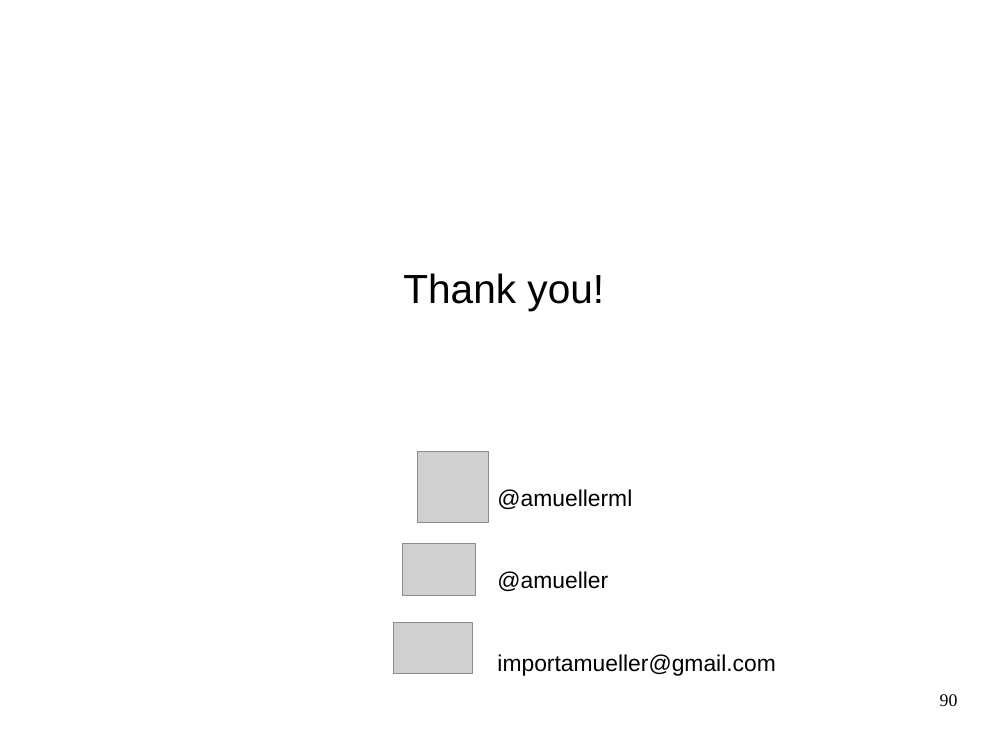
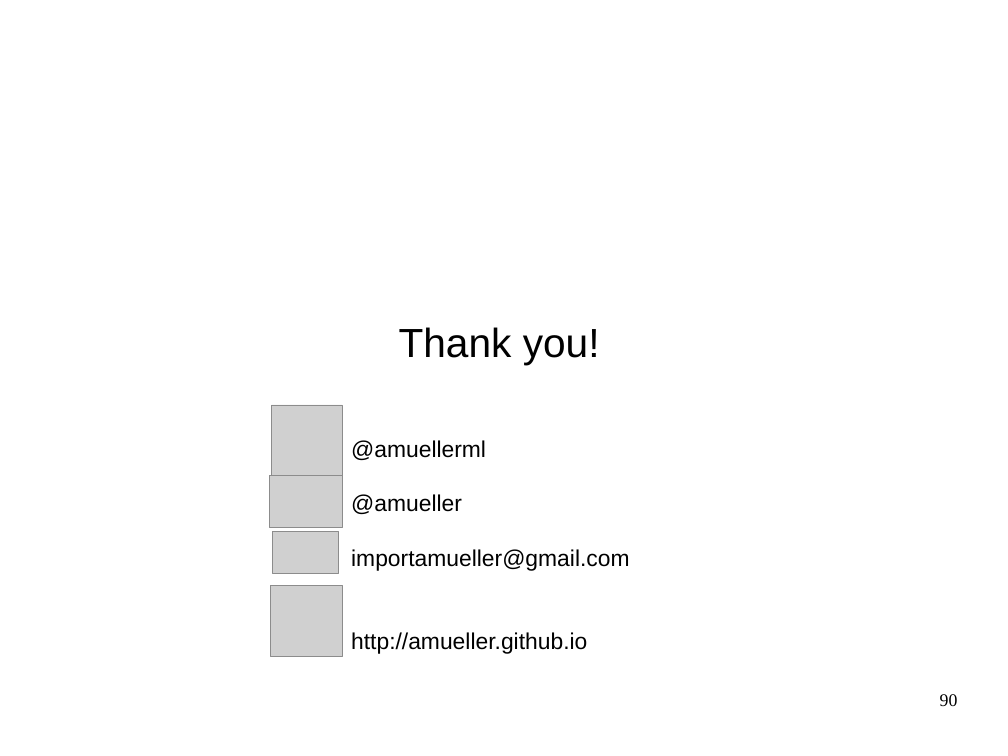
Before and after one commit to amueller/advanced-sklearn-boston-nlp-2016, a slide deck: slide 90 of pydata-amsterdam-advanced-sklearn.odp. Drawn at 1008x756 pixels with LibreOffice and Linux fonts; fonts in the diff are those of the drawing; grey boxes stand for pictures. Boxes give left, top, right and bottom in pixels: in the first picture for what was removed or moved away, otherwise in the second. Text is boxed around its words. In the diff, an @@ line names an element or a change of style, - is before the commit and + after.

```diff
--- a/pydata-amsterdam-advanced-sklearn.odp
+++ b/pydata-amsterdam-advanced-sklearn.odp
@@ subtitle "Thank you!": place and size @@
-subtitle "Thank you!" at <box>403,273,604,311</box>
+subtitle "Thank you!" at <box>399,327,600,365</box>
@@ picture added at <box>272,405,342,476</box> @@
@@ text "@amuellerml": place and size @@
-text "@amuellerml" at <box>497,489,775,676</box>
+text "@amuellerml" at <box>351,440,629,654</box>
@@ picture: place and size @@
-picture at <box>393,623,473,674</box>
+picture at <box>269,476,342,528</box>
@@ picture: place and size @@
-picture at <box>418,452,488,522</box>
+picture at <box>273,531,338,574</box>
@@ picture: place and size @@
-picture at <box>402,543,476,595</box>
+picture at <box>271,585,342,657</box>
@@ text at <box>351,632,587,654</box>: paragraph added @@
+http://amueller.github.io
```
Also in this commit, not shown: 3 other slides changed, 1 slide added, 1 slide removed, 9 other files.
